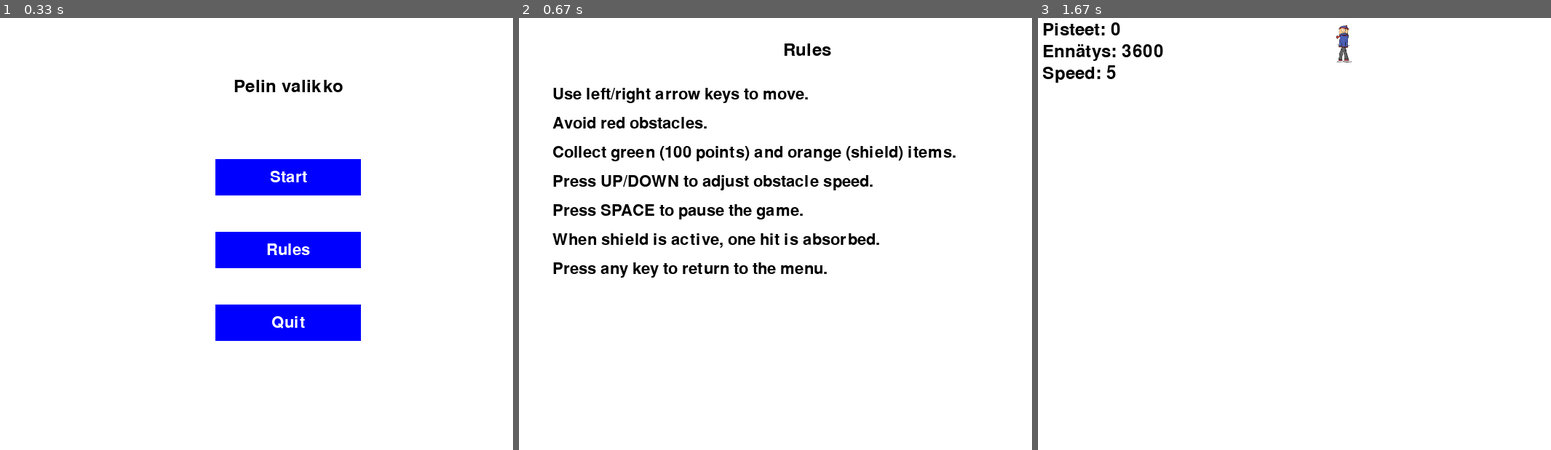
Above: before the commit, frames 1-3 (left to right).
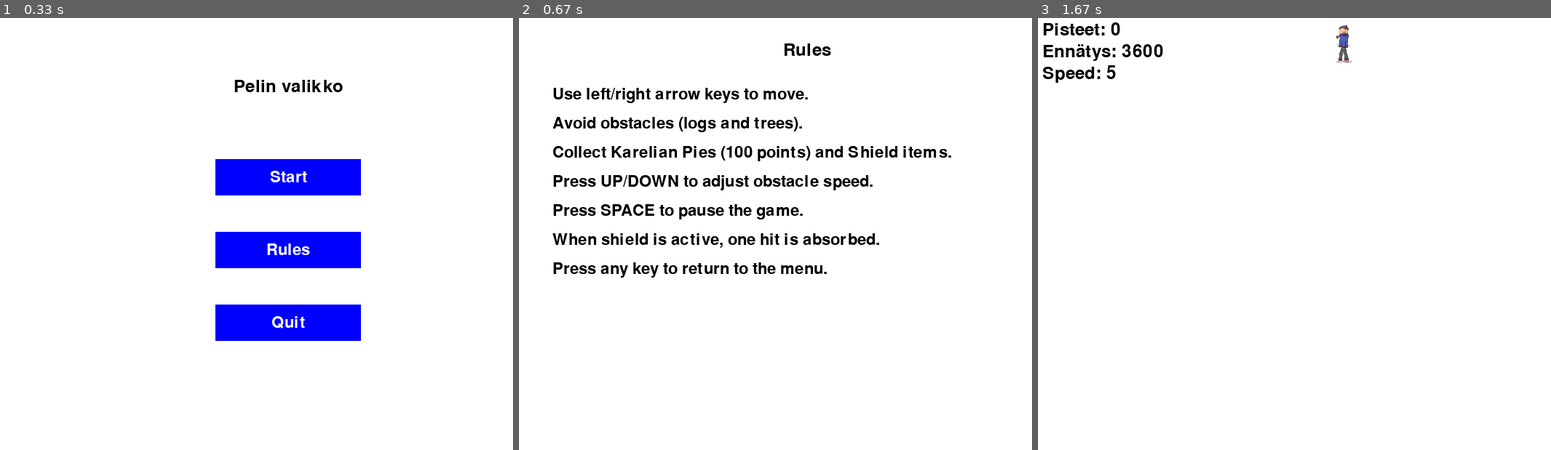
Above: after the commit, the same moments.

Repository: JIMH1/Pygame
Game: pygame game, started from In_Progress_version/versio1.py
The game is run twice, just before and just after one commit, with the same random seed, the same clock (stepped at 60 frames per second) and the same inputs.
Inputs (mouse positions are in pixels of both pictures, inside the frame that each line leads up to):
- Up to frame 1 (0.33 s): no input
- Up to frame 2 (0.67 s): click (806, 229) at 0.38 s
- Up to frame 3 (1.67 s): hold Right 0.67-1.13 s; move the mouse to (1304, 251) at 0.7 s; click "Start" at 1.55 s

Frame 1 is identical in both runs. In frame 2, 1.6% of the frame differs, in the area x 15-86%, y 22-34%; in frame 3, nothing differs.

Commit message:
päivitetty käyttöohjeet vastaamaan grafiikkaa

Diff:
--- a/In_Progress_version/versio1.py
+++ b/In_Progress_version/versio1.py
@@ -147,8 +147,8 @@
         screen.blit(title, title_rect)
         rules_lines = [
             "Use left/right arrow keys to move.",
-            "Avoid red obstacles.",
-            "Collect green (100 points) and orange (shield) items.",
+            "Avoid obstacles (logs and trees).",
+            "Collect Karelian Pies (100 points) and Shield items.",
             "Press UP/DOWN to adjust obstacle speed.",
             "Press SPACE to pause the game.",
             "When shield is active, one hit is absorbed.",
